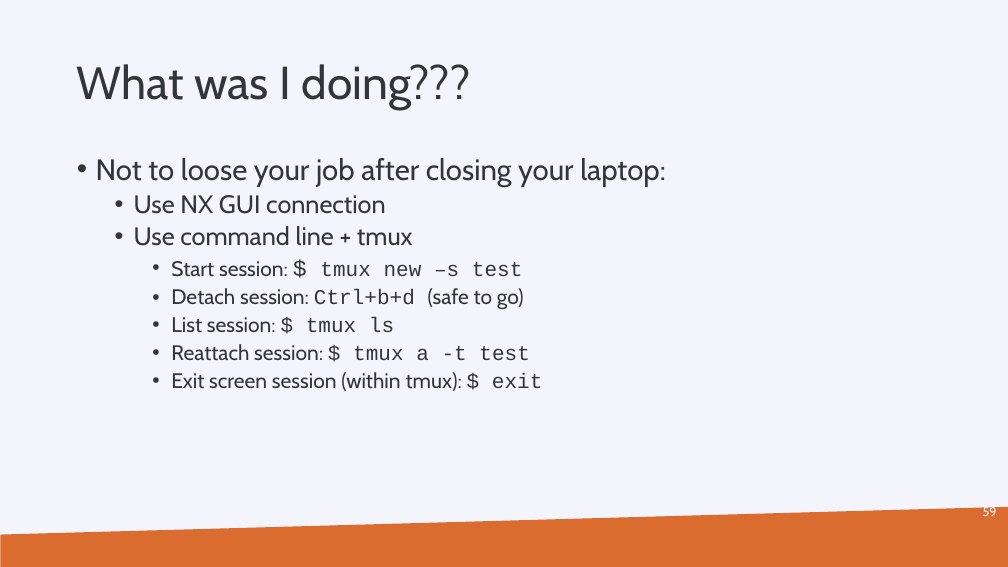
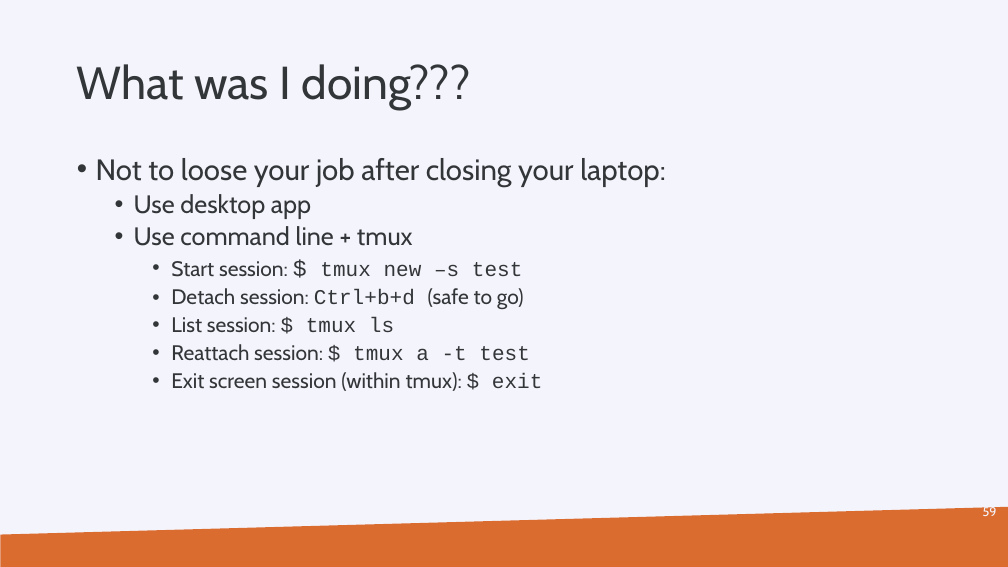
Before and after one commit to hpcleuven/Linux-for-HPC, a slide deck: slide 59 of Linux for HPC.pptx. Drawn at 1008x567 pixels with LibreOffice and Linux fonts; fonts in the diff are those of the drawing; background and template pictures are left out. Boxes give left, top, right and bottom in pixels: in the first picture for what was removed or moved away, otherwise in the second. Text is boxed around its words. In the diff, an @@ line names an element or a change of style, - is before the commit and + after.

```diff
--- a/Linux for HPC.pptx
+++ b/Linux for HPC.pptx
@@ text at bbox=[134, 194, 311, 219]: text changed @@
-  • Use NX GUI connection
+  • Use desktop app
```
Also in this commit, not shown: 4 other slides changed, 1 other file.
